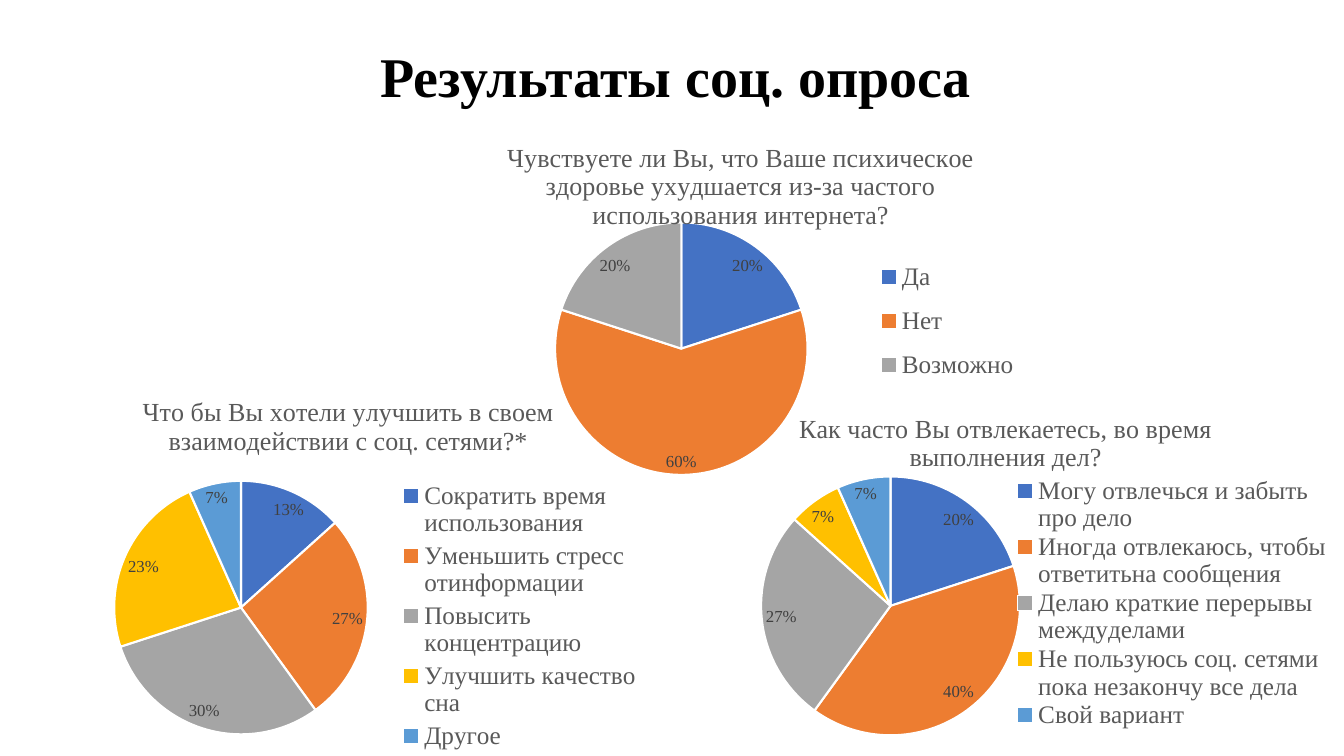
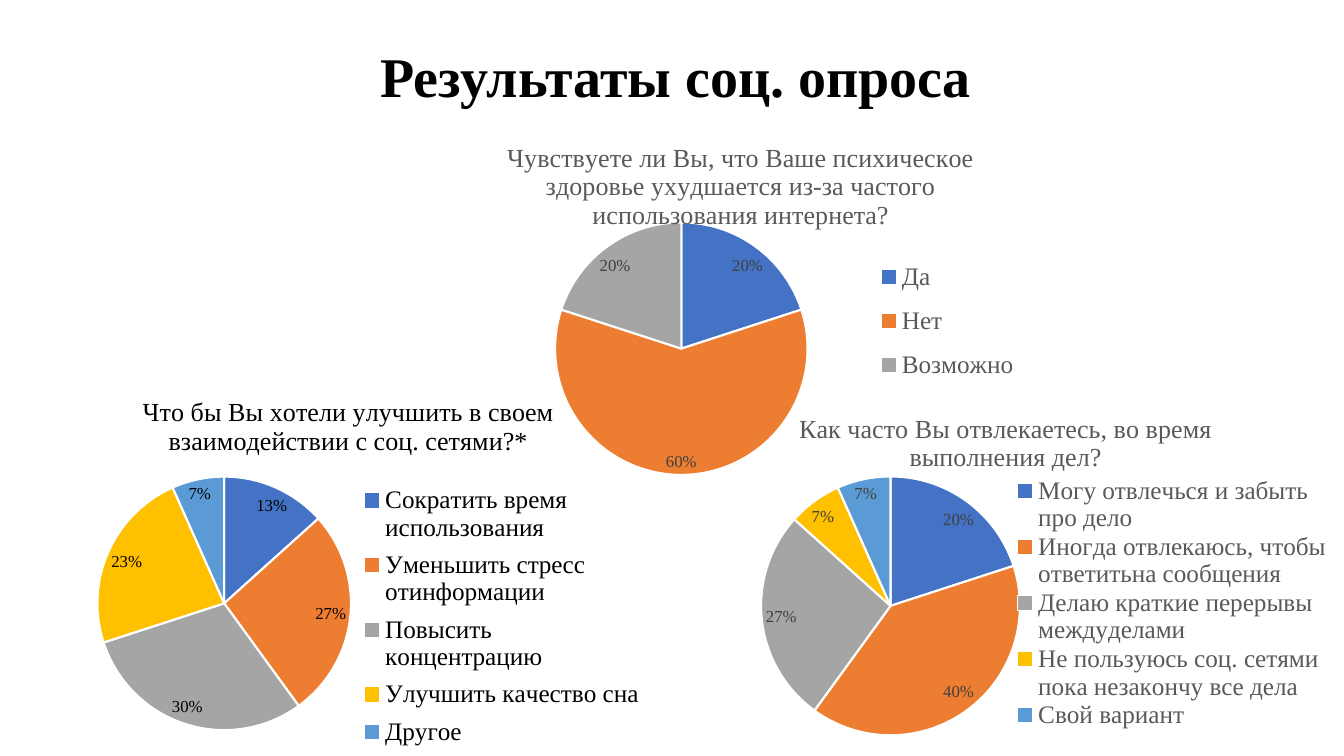
Before and after one commit to DronSyperlol/VirtualCurator, a slide deck: slide 7 of Docs/Куратор - виртуальный куратор.pptx. Drawn at 1344x756 pixels with LibreOffice and Linux fonts; fonts in the diff are those of the drawing. Boxes give left, top, right and bottom in pixels: in the first picture for what was removed or moved away, otherwise in the second. Text is boxed around its words. In the diff, an @@ line names an element or a change of style, - is before the commit and + after.

```diff
--- a/Docs/Куратор - виртуальный куратор.pptx
+++ b/Docs/Куратор - виртуальный куратор.pptx
@@ pie chart at bbox=[45, 378, 652, 756] @@
@@ data labels of Что бы Вы хотели улучшить в своем взаимодействии с соц. сетями?* changed @@
@@ legend changed @@
@@ plot area changed @@
```
Also in this commit, not shown: 2 other slides changed.
